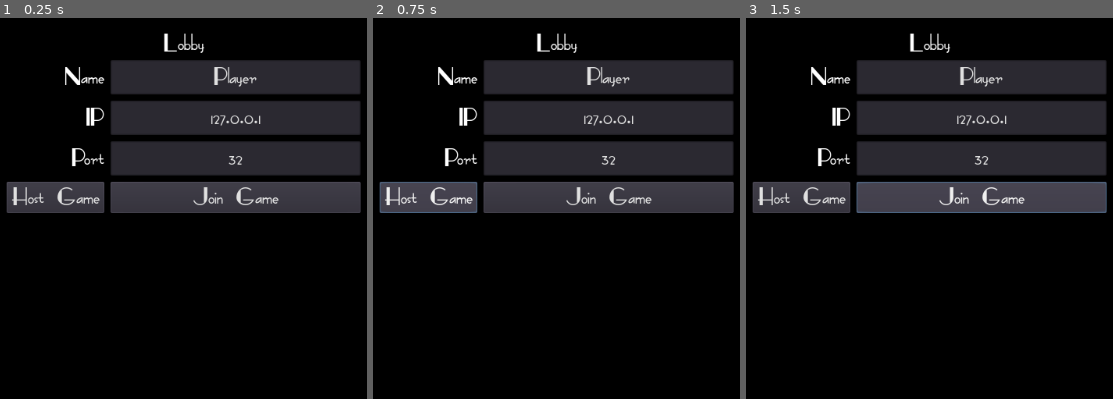
Above: before the commit, frames 1-3 (left to right).
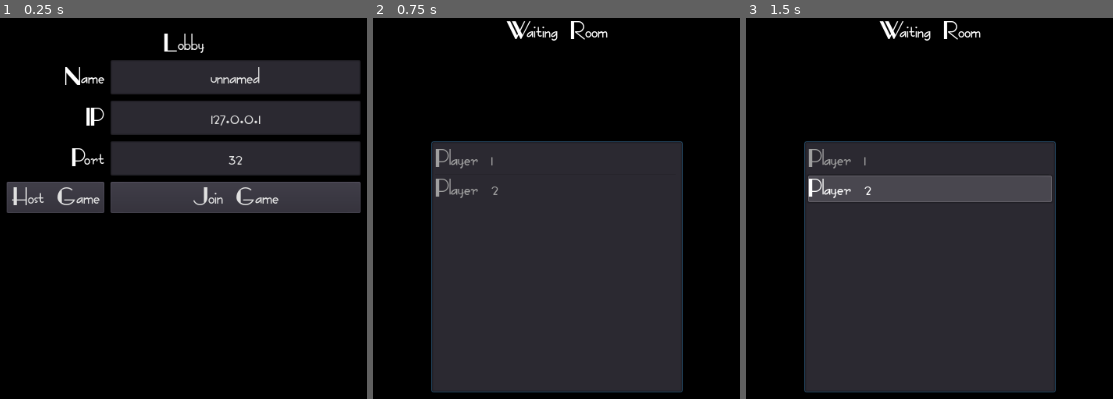
Above: after the commit, the same moments.

Repository: holywar20/GodotGetaway
Game: Godot game, scene res://Lobby/Lobby.tscn
Same seed, same stepped clock (60 frames per second), same inputs: the game is played once before the commit and once after it.
Inputs:
- Up to frame 1 (0.25 s): no input
- Up to frame 2 (0.75 s): click "Host Game" at 0.5 s
- Up to frame 3 (1.5 s): click "Join Game" at 1.25 s

The runs differ from the first frame. In frame 1, 0.2% of the frame differs, in the area x 57-71%, y 12-19%; in frame 2, 53%; in frame 3, 54%, in the area x 1-99%, y 0-99%.

Commit message:
Partial Commit - did a bit more with save game & NEtwork. Partial commit

Diff:
--- /dev/null
+++ b/Lobby/Lobby.gd
@@ -0,0 +1,23 @@
+extends Control
+
+onready var nameTextBox = $VBox/Center/Grid/NameTextBox
+onready var portTextBox = $VBox/Center/Grid/PortTextBox
+onready var ipTextBox = $VBox/Center/Grid/IPTextBox
+
+func _ready():
+	nameTextBox.text = Saved.saveData["PlayerName"]
+
+func _onHostGameButtonDown():
+	Network.createServer()
+	createWaitingRoom()
+
+func _onJoinGameButtonDown():
+	Network.connectToServer()
+	createWaitingRoom()
+
+func _onChangeNamedTextBox( newText ):
+	Saved.saveData["PlayerName"] = newText
+	Saved.saveGame()
+
+func createWaitingRoom():
+	$WaitingRoom.popup_centered()
--- a/Lobby/Lobby.tscn
+++ b/Lobby/Lobby.tscn
@@ -1,8 +1,9 @@
-[gd_scene load_steps=6 format=2]
+[gd_scene load_steps=7 format=2]
 
 [ext_resource path="res://Fonts/FashionVictim.ttf" type="DynamicFontData" id=1]
 [ext_resource path="res://Lobby/LobbyTheme.tres" type="Theme" id=2]
 [ext_resource path="res://Lobby/WaitingRoom.tscn" type="PackedScene" id=3]
+[ext_resource path="res://Lobby/Lobby.gd" type="Script" id=4]
 
 [sub_resource type="DynamicFont" id=1]
 size = 32
@@ -15,6 +16,7 @@
 anchor_right = 1.0
 anchor_bottom = 1.0
 theme = ExtResource( 2 )
+script = ExtResource( 4 )
 __meta__ = {
 "_edit_use_anchors_": false
 }
@@ -135,3 +137,6 @@
 text = "Join Game"
 
 [node name="WaitingRoom" parent="." instance=ExtResource( 3 )]
+[connection signal="text_changed" from="VBox/Center/Grid/NameTextBox" to="." method="_onChangeNamedTextBox"]
+[connection signal="button_down" from="VBox/Center/Grid/HostButton" to="." method="_onHostGameButtonDown"]
+[connection signal="button_down" from="VBox/Center/Grid/GameButton" to="." method="_onJoinGameButtonDown"]
--- /dev/null
+++ b/Lobby/WaitingRoom.gd
@@ -0,0 +1,13 @@
+extends Popup
+
+onready var playerList : ItemList = $VBox/CenterContainer/ItemList
+
+func _ready():
+	playerList.clear()
+
+func refreshPlayers( players ):
+	playerList.clear()
+
+	for id in players:
+		var player = players[id]["PlayerName"]
+		playerList.addItem( player , null , false )
--- a/Networking/Network.gd
+++ b/Networking/Network.gd
@@ -1,10 +1,12 @@
 extends Node
 
 const DEFAULT_IP = "127.0.0.1"
-const DEFAULT_PORT = 23023
+const DEFAULT_PORT = 32023
 const MAX_PLAYERS = 4
 
 var localPlayerId = 0
+sync var players = {}
+sync var playerData = {}
 
 signal playerDisconneceted
 signal serverDisconnected
@@ -13,24 +15,43 @@
 	get_tree().connect("network_peer_connected" , self , "_onPlayerConnected")
 	get_tree().connect("network_peer_disconnected", self, "_onPlayerDisconnected" )
 
+func _onPlayerConnected( id ):
+	if not get_tree().is_network_server():
+		print( str(id) + " has connected." )
 
-func _onPlayerConnected():
-	pass
 
 func _onPlayerDisconnected():
 	pass
 
-func _sendPlayerInfo(id):
-	pass
-
+# Host a Server
 func createServer():
 	var peer = NetworkedMultiplayerENet.new()
 	peer.create_server( DEFAULT_PORT , MAX_PLAYERS )
 	get_tree().set_network_peer( peer )
 
-	setLocalPlayerId()
+	addToPlayerList()
+
 	print("Server has been created")
-	print("I am " + localPlayerId )
+	print("I am " + str(localPlayerId) )
 
-func setLocalPlayerId():
+
+# Non Server players joining a server
+func connectToServer():
+	var peer = NetworkedMultiplayerENet.new()
+	get_tree().connect("connected_to_server" , self, "_onConnectedToServer")
+
+	peer.create_client( DEFAULT_IP , DEFAULT_PORT )
+	get_tree().set_network_peer( peer )
+
+func _onConnectedToServer():
+	addToPlayerList()
+	rpc("_sendPlayerInfo" , localPlayerId )
+
+# Remote key word means this is run on all peers
+remote func _sendPlayerInfo( id ):
+	print( str(id) + " has connected.")
+
+func addToPlayerList():
 	localPlayerId = get_tree().get_network_unique_id()
+	playerData = Saved.saveData
+	players[localPlayerId] = playerData
--- /dev/null
+++ b/SaveGame/Saved.gd
@@ -0,0 +1,33 @@
+extends Node
+
+var saveData = {}
+const SAVEGAME = "user://Savegame.json"
+
+func _ready():
+	saveData = getData()
+
+func getData():
+	var file = File.new()
+
+	if not file.file_exists( SAVEGAME ):
+		saveData = {
+			"PlayerName" : "unnamed"
+			}
+		saveGame()
+
+	file.open( SAVEGAME , File.READ )
+
+	var content = file.get_as_text()
+	var data = parse_json( content )
+	saveData = data
+
+	file.close()
+
+	return saveData
+
+func saveGame():
+	var saveGame = File.new()
+	saveGame.open( SAVEGAME , File.WRITE )
+	saveGame.store_line( to_json( saveData ) )
+
+	saveGame.close()
--- a/project.godot
+++ b/project.godot
@@ -22,6 +22,7 @@
 [autoload]
 
 Network="*res://Networking/Network.gd"
+Saved="*res://SaveGame/Saved.gd"
 
 [display]
 
